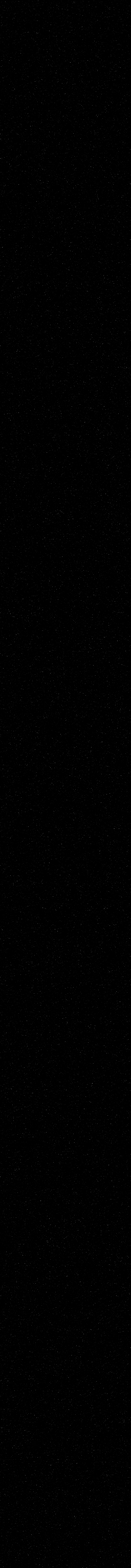
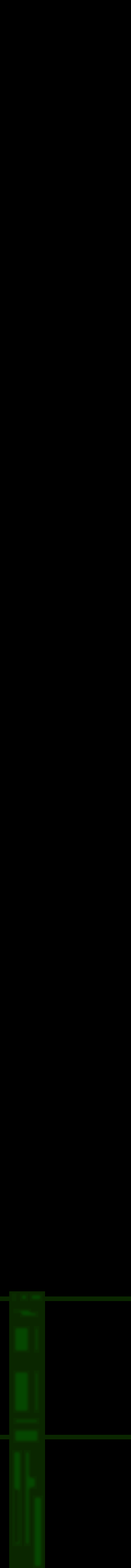
Comparing the layer stacks of the two 131x1568 images. Changes:
added group "depth" with 4 layers above "paint upper" over [0, 0, 131, 1568]
added layer "darken/dampen depth" (50%) in group "depth" over [0, 0, 131, 1568]
added layer "depth upper" in group "depth" over [11, 1293, 43, 1568]
added layer "depth lower" in group "depth" over [0, 1291, 131, 1568]
added layer "depth bg" in group "depth" over [0, 0, 131, 1568]
added layer "paint upper" above "paint lower" over [11, 1293, 43, 1568]
added layer "paint lower" above "Background" over [0, 1291, 131, 1568]
added layer "Background" over [0, 0, 131, 1568]
